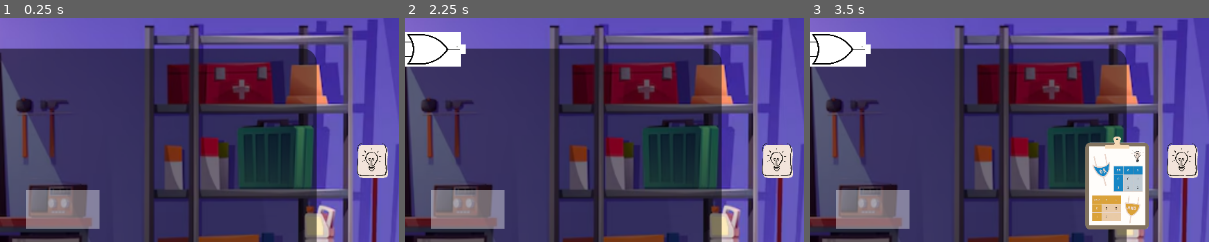
Above: before the commit, frames 1-3 (left to right).
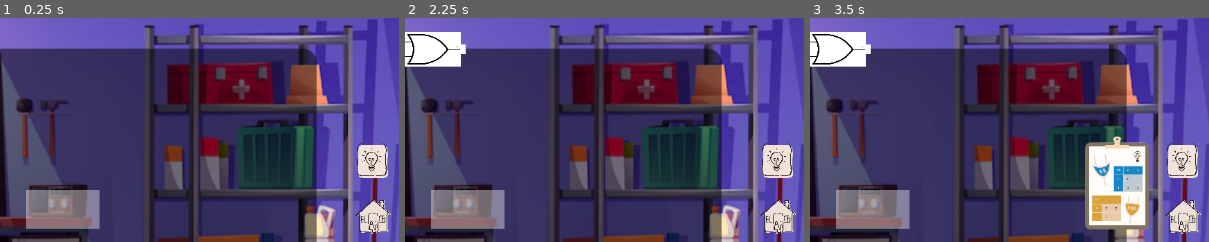
Above: after the commit, the same moments.

Repository: SvHu0511/MeDiDa
Game: Godot game, scene res://Szenen/main/main.tscn
The game is run twice, just before and just after one commit, with the same random seed, the same clock (stepped at 60 frames per second) and the same inputs.
Inputs (mouse positions are % of the whole screen's width and height, from its top left):
- Up to frame 1 (0.25 s): no input
- Up to frame 2 (2.25 s): click (96, 55) at 0.52 s; click "AND" at 1.25 s; click "OR" at 2 s
- Up to frame 3 (3.5 s): click (96, 42) at 2.75 s
The pictures show only the part of the screen within x 49-99%, y 8-58%; the shares and areas given below are measured in that part.

The runs differ from the first frame. In frame 1, 0.9% of the frame differs, in the area x 88-98%, y 81-97%; in frame 2, 0.9%; in frame 3, 0.9%.

Commit message:
home-button

Diff:
--- a/Szenen/main/main.tscn
+++ b/Szenen/main/main.tscn
@@ -3,6 +3,7 @@
 [ext_resource type="PackedScene" uid="uid://23bn052jev1b" path="res://Szenen/board/level_background.tscn" id="1_wajws"]
 [ext_resource type="PackedScene" uid="uid://bx6ldv0hjipku" path="res://Szenen/board/gate_slot.tscn" id="3_0idqk"]
 [ext_resource type="Texture2D" uid="uid://d1884aiakmgc5" path="res://Assets/medida-symbol-cheatsheet.png" id="3_1b6ah"]
+[ext_resource type="Texture2D" uid="uid://cb83i1wajko0u" path="res://Assets/medida-symbol-home.png" id="3_j67hw"]
 [ext_resource type="Script" uid="uid://dstr8q3hhsfk6" path="res://Szenen/main/button_cheatsheet.gd" id="3_qgka3"]
 [ext_resource type="Texture2D" uid="uid://31qp07l7ybj7" path="res://Assets/medida-cheetsheet.png" id="4_1b6ah"]
 [ext_resource type="Script" uid="uid://cbkjgwwv2m8wk" path="res://Szenen/main/cheatsheet.gd" id="5_j67hw"]
@@ -28,6 +29,16 @@
 [node name="GateSlot3" parent="." unique_id=92493630 instance=ExtResource("3_0idqk")]
 position = Vector2(660, 331)
 
+[node name="ButtonHome" type="TextureButton" parent="." unique_id=1180478061]
+layout_mode = 0
+offset_left = 1076.0
+offset_top = 311.0
+offset_right = 2663.0
+offset_bottom = 2556.0
+scale = Vector2(0.04, 0.04)
+texture_normal = ExtResource("3_j67hw")
+stretch_mode = 0
+
 [node name="ButtonCheatsheet" type="TextureButton" parent="." unique_id=1018834203]
 layout_mode = 0
 offset_left = 1078.0
Binary file added: Assets/medida-symbol-home.png
Not shown, added: Assets/medida-symbol-home.png.import
